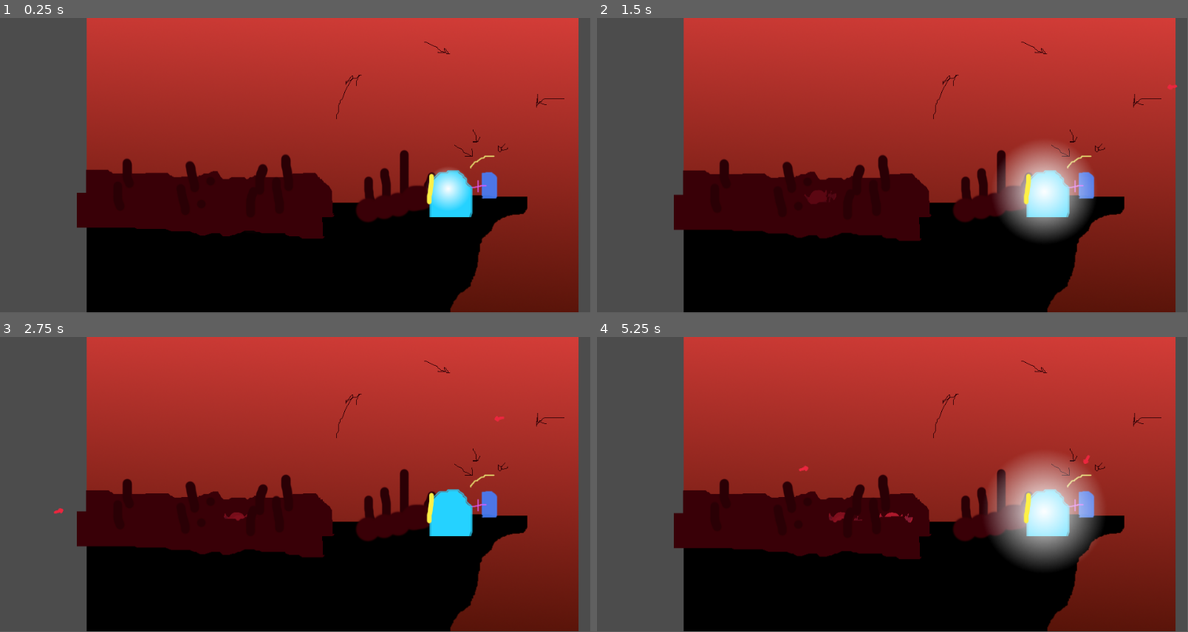
Above: before the commit, frames 1-4 (two rows, left to right).
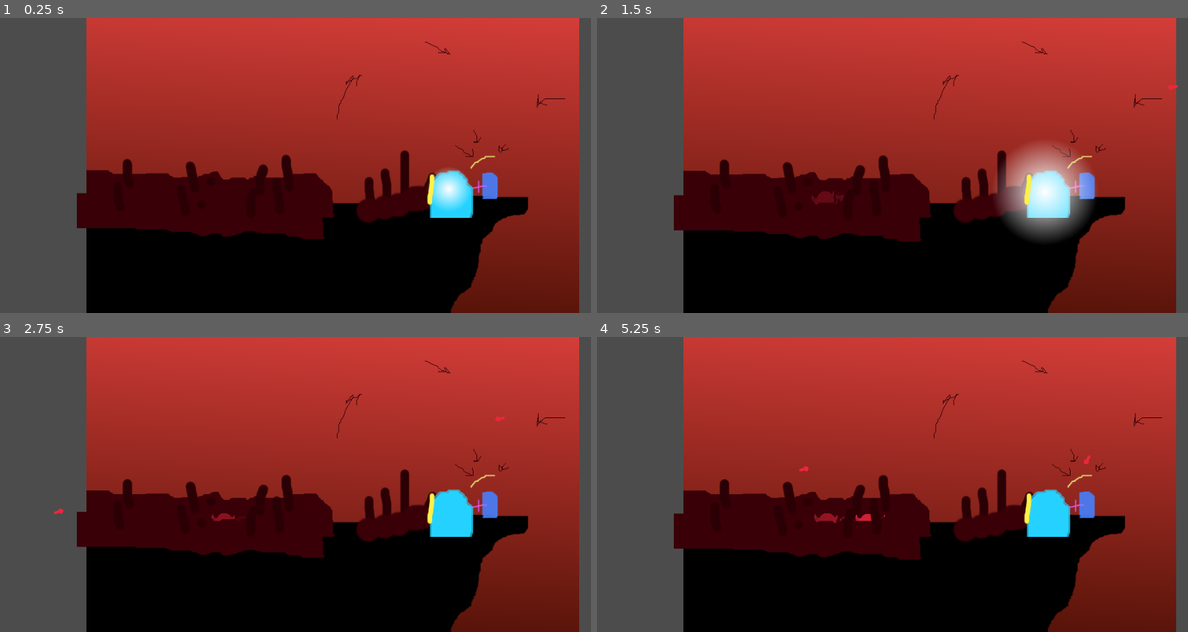
Above: after the commit, the same moments.

Repository: dannytaylor/ld50
Game: Godot game, scene res://300/Game.tscn
The game is run twice, just before and just after one commit, with the same random seed, the same clock (stepped at 60 frames per second) and the same inputs.
Inputs (mouse positions are in pixels of both pictures, inside the frame that each line leads up to):
- Up to frame 1 (0.25 s): no input
- Up to frame 2 (1.5 s): move the mouse to (1022, 150) at 0.52 s; press the mouse at (1022, 150) at 0.53 s; right-click (1022, 150) at 0.8 s; move the mouse to (774, 180) at 1.27 s; release the mouse at (774, 180) at 1.28 s; right-click (774, 180) at 1.35 s
- Up to frame 3 (2.75 s): click (177, 499) at 1.55 s; move the mouse to (354, 419) at 2.02 s; press the mouse at (354, 419) at 2.03 s; right-click (354, 419) at 2.3 s
- Up to frame 4 (5.25 s): move the mouse to (862, 543) at 2.77 s; release the mouse at (862, 543) at 2.78 s; right-click (862, 543) at 2.85 s; click (862, 543) at 3.05 s; move the mouse to (1069, 528) at 3.52 s; press the mouse at (1069, 528) at 3.53 s; right-click (1069, 528) at 3.8 s; move the mouse to (715, 440) at 4.27 s; release the mouse at (715, 440) at 4.28 s; right-click (715, 440) at 4.35 s; click (715, 440) at 4.55 s; move the mouse to (922, 484) at 5.02 s; press the mouse at (922, 484) at 5.03 s
In our replay, the window is 799x399 before the commit and 800x400 after it. These sizes can differ from the game's own. Grey fills any space a smaller window leaves; there, only what the larger window draws over its background counts as a difference.

The runs differ from the first frame. In frame 1, 1.3% of the frame differs, in the area x 13-98%, y 0-100%; in frame 2, 1.3%; in frame 3, 1.4%; in frame 4, 6.8%.
Error in both runs: Invalid set index 'text' (on base: 'null instance') with value of type 'String'. (res://300/Game.gd:20)

Commit message:
exhaustion sound/anim, player death sound and tweaks

Diff:
--- a/project/300/Enemy.gd
+++ b/project/300/Enemy.gd
@@ -1,6 +1,6 @@
 extends PathFollow2D
 
-export(float) var walk_speed = 0.05
+export(float) var walk_speed = 0.04
 export(float) var death_duration = 1.0
 onready var timer = $DeathTimer
 onready var alpha_mod = 0
@@ -19,7 +19,7 @@
 		alpha_mod -= delta/1.5
 		$EnemySprite.modulate = Color(1.0,1.0,1.0,alpha_mod)
 	elif alpha_mod < 1.0: # fade in
-		alpha_mod += delta/8.0
+		alpha_mod += delta*walk_speed*4
 		$EnemySprite.modulate = Color(1.0,1.0,1.0,alpha_mod)
 	pass
 
--- a/project/300/Game-Danny.tscn
+++ b/project/300/Game-Danny.tscn
@@ -27,6 +27,9 @@
 [ext_resource path="res://sprites/shield_hit.png" type="Texture" id=25]
 [ext_resource path="res://audio/slice.ogg" type="AudioStream" id=26]
 [ext_resource path="res://audio/clink.ogg" type="AudioStream" id=27]
+[ext_resource path="res://audio/exhausted.ogg" type="AudioStream" id=28]
+[ext_resource path="res://sprites/player_exhausted.png" type="Texture" id=29]
+[ext_resource path="res://audio/player_death.ogg" type="AudioStream" id=30]
 
 [sub_resource type="ShaderMaterial" id=36]
 shader = ExtResource( 19 )
@@ -145,6 +148,31 @@
 atlas = ExtResource( 21 )
 region = Rect2( 0, 4608, 512, 512 )
 
+[sub_resource type="AtlasTexture" id=54]
+flags = 4
+atlas = ExtResource( 29 )
+region = Rect2( 0, 512, 512, 512 )
+
+[sub_resource type="AtlasTexture" id=53]
+flags = 4
+atlas = ExtResource( 29 )
+region = Rect2( 0, 0, 512, 512 )
+
+[sub_resource type="AtlasTexture" id=55]
+flags = 4
+atlas = ExtResource( 29 )
+region = Rect2( 0, 1024, 512, 512 )
+
+[sub_resource type="AtlasTexture" id=56]
+flags = 4
+atlas = ExtResource( 29 )
+region = Rect2( 0, 1024, 512, 512 )
+
+[sub_resource type="AtlasTexture" id=57]
+flags = 4
+atlas = ExtResource( 29 )
+region = Rect2( 0, 1536, 512, 512 )
+
 [sub_resource type="AtlasTexture" id=26]
 flags = 4
 atlas = ExtResource( 11 )
@@ -163,6 +191,21 @@
 [sub_resource type="AtlasTexture" id=25]
 flags = 4
 atlas = ExtResource( 22 )
+region = Rect2( 0, 0, 512, 512 )
+
+[sub_resource type="AtlasTexture" id=58]
+flags = 4
+atlas = ExtResource( 29 )
+region = Rect2( 0, 1024, 512, 512 )
+
+[sub_resource type="AtlasTexture" id=59]
+flags = 4
+atlas = ExtResource( 29 )
+region = Rect2( 0, 512, 512, 512 )
+
+[sub_resource type="AtlasTexture" id=60]
+flags = 4
+atlas = ExtResource( 29 )
 region = Rect2( 0, 0, 512, 512 )
 
 [sub_resource type="SpriteFrames" id=31]
@@ -177,6 +220,16 @@
 "name": "idle",
 "speed": 8.0
 }, {
+"frames": [ SubResource( 54 ), SubResource( 53 ), SubResource( 54 ), SubResource( 55 ) ],
+"loop": false,
+"name": "kneel",
+"speed": 5.0
+}, {
+"frames": [ SubResource( 56 ), SubResource( 57 ) ],
+"loop": true,
+"name": "exhausted",
+"speed": 2.0
+}, {
 "frames": [ SubResource( 4 ) ],
 "loop": true,
 "name": "static",
@@ -191,6 +244,11 @@
 "loop": false,
 "name": "block",
 "speed": 1.0
+}, {
+"frames": [ SubResource( 58 ), SubResource( 59 ), SubResource( 60 ) ],
+"loop": true,
+"name": "stand",
+"speed": 5.0
 } ]
 
 [sub_resource type="AtlasTexture" id=38]
@@ -238,15 +296,15 @@
 atlas = ExtResource( 18 )
 region = Rect2( 0, 8192, 1024, 1024 )
 
+[sub_resource type="AtlasTexture" id=48]
+flags = 4
+atlas = ExtResource( 18 )
+region = Rect2( 0, 0, 1024, 1024 )
+
 [sub_resource type="AtlasTexture" id=47]
 flags = 4
 atlas = ExtResource( 18 )
 region = Rect2( 0, 8192, 1024, 1024 )
-
-[sub_resource type="AtlasTexture" id=48]
-flags = 4
-atlas = ExtResource( 18 )
-region = Rect2( 0, 0, 1024, 1024 )
 
 [sub_resource type="SpriteFrames" id=49]
 animations = [ {
@@ -255,14 +313,14 @@
 "name": "slice",
 "speed": 24.0
 }, {
+"frames": [ SubResource( 48 ) ],
+"loop": false,
+"name": "static_back",
+"speed": 5.0
+}, {
 "frames": [ SubResource( 47 ) ],
 "loop": false,
 "name": "static_forward",
-"speed": 5.0
-}, {
-"frames": [ SubResource( 48 ) ],
-"loop": false,
-"name": "static_back",
 "speed": 5.0
 } ]
 
@@ -443,7 +501,7 @@
 z_index = -1
 frames = SubResource( 31 )
 animation = "idle"
-frame = 1
+frame = 7
 playing = true
 
 [node name="StaminaIndicator" type="Sprite" parent="PlayerPath/Player"]
@@ -454,7 +512,7 @@
 z_index = -1
 texture = ExtResource( 23 )
 
-[node name="Timer" type="Timer" parent="PlayerPath/Player"]
+[node name="AttackTimer" type="Timer" parent="PlayerPath/Player"]
 
 [node name="Sword" type="Area2D" parent="PlayerPath/Player"]
 position = Vector2( -16.0002, -2.99994 )
@@ -510,12 +568,24 @@
 stream = ExtResource( 27 )
 volume_db = 7.0
 
+[node name="PlayerDeath" type="AudioStreamPlayer" parent="PlayerPath/Player"]
+stream = ExtResource( 30 )
+volume_db = 15.0
+
+[node name="ExhaustedAudio" type="AudioStreamPlayer" parent="PlayerPath/Player"]
+stream = ExtResource( 28 )
+volume_db = 21.0
+
 [node name="UI" type="Control" parent="."]
 margin_left = 430.0
 margin_top = 382.0
 margin_right = 460.0
 margin_bottom = 435.0
 rect_scale = Vector2( 0.4, 0.4 )
+
+[node name="GameOver" type="TextureRect" parent="UI"]
+margin_right = 40.0
+margin_bottom = 40.0
 
 [node name="LifeContainer" type="HBoxContainer" parent="UI"]
 visible = false
--- a/project/300/Player.gd
+++ b/project/300/Player.gd
@@ -1,10 +1,10 @@
 extends PathFollow2D
 
-
+var dead = false
 export(Vector2) var movespeed = Vector2(4, 8)
 var speed = -1
 var direction = -1
-onready var timer = $Timer
+onready var timer = $AttackTimer
 
 export(float) var max_stamina = 100
 var stamina = max_stamina
@@ -38,6 +38,8 @@
 	stamina = max(0, stamina-amount)
 	if stamina == 0:
 		exhausted = true
+		$ExhaustedAudio.play()
+		$PlayerSprite.play("kneel")
 
 func attack():
 
@@ -65,13 +67,15 @@
 	timer.start(attack_duration - attack_windup)
 	yield(timer, "timeout")
 
-
-
 	# Attack is done
 	$Sword.monitoring = false
 	$Sword/SwordSprite.play("static_back")
-	$PlayerSprite.play("idle")
+
 	attack_lock.unlock()
+
+	# if attack used up last of stamina
+	if $PlayerSprite.animation != "kneel":
+		$PlayerSprite.play("idle")
 
 func special():
 
@@ -94,9 +98,11 @@
 # Called every frame. 'delta' is the elapsed time since the previous frame.
 func _process(delta):
 
+	if not dead:
 		# Recover stamina
 		stamina = min(stamina + stamina_regen*delta, max_stamina)
 		if exhausted and stamina == max_stamina:
+			$PlayerSprite.play("stand")
 			exhausted = false
 
 		# for stamina indicator appearance
@@ -112,6 +118,14 @@
 		if unit_offset >= 1 || unit_offset <= 0:
 			reset_speed()
 
+
+	else: # fade/move player items
+		$StaminaIndicator.modulate.a -= delta
+		$Sword.modulate.a -= delta/3.0
+		$Shield.modulate.a -= delta/3.0
+		$Sword.position.y += delta*64
+		$Shield.position.y += delta*64
+
 func move_shield(event: InputEventMouseMotion):
 
 	# Should should rotate around the player
@@ -123,13 +137,13 @@
 	$Shield.rotation = angle
 
 func _unhandled_input(event):
-	if event is InputEventMouseMotion:
-		move_shield(event)
-	elif event.is_action_pressed("player_attack"):
-		attack()
-	elif event.is_action_pressed("player_special"):
-		special()
-
+	if not dead:
+		if event is InputEventMouseMotion:
+			move_shield(event)
+		elif event.is_action_pressed("player_attack"):
+			attack()
+		elif event.is_action_pressed("player_special"):
+			special()
 
 func _on_Sword_area_entered(area):
 	print("Nice")
@@ -140,9 +154,13 @@
 func _on_Hurtbox_area_entered(area):
 	print("You died")
 	area.get_parent().attack()
-	$PlayerSprite.play("death")
-	speed = 0
-	game.playing = false
+	if not dead:
+		$PlayerSprite.play("death")
+		$PlayerDeath.play()
+		# $Shield.visible = false
+		dead = true
+		speed = 0
+		game.playing = false
 
 
 func _on_Special_area_entered(area):
@@ -163,7 +181,9 @@
 	area.get_parent().die()
 
 func _on_PlayerSprite_animation_finished():
-#	if $PlayerSprite.animation == "slice":
-#		$PlayerSprite.play("idle")
 	if $PlayerSprite.animation == "block":
 		$PlayerSprite.play("idle")
+	elif $PlayerSprite.animation == "kneel":
+		$PlayerSprite.play("exhausted")
+	elif $PlayerSprite.animation == "stand":
+		$PlayerSprite.play("idle")
--- a/project/project.godot
+++ b/project/project.godot
@@ -18,6 +18,8 @@
 
 window/size/width=960
 window/size/height=480
+window/stretch/mode="2d"
+window/stretch/aspect="keep"
 
 [input]
 
Not shown: 1 places in project/300/Game-Danny.tscn that only renumber resources
Not shown, added: project/audio/exhausted.ogg.import
Not shown, added: project/audio/player_death.ogg.import
Binary file added: project/sprites/player_exhausted.png
Not shown, added: project/sprites/player_exhausted.png.import
Not shown, added: project/audio/exhausted.ogg
Not shown, added: project/audio/player_death.ogg
